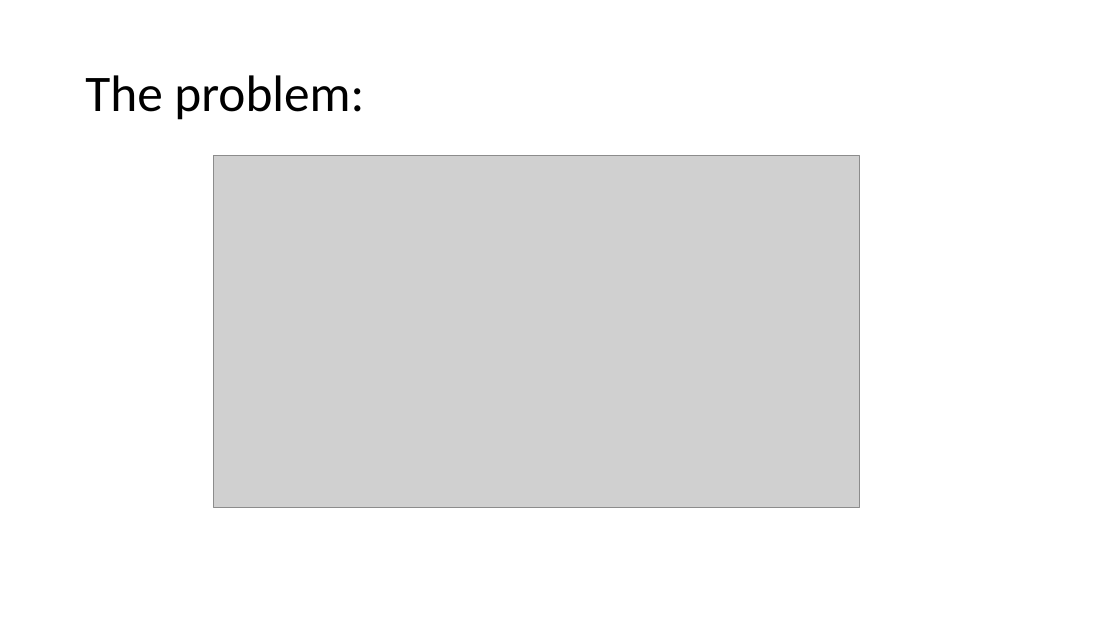
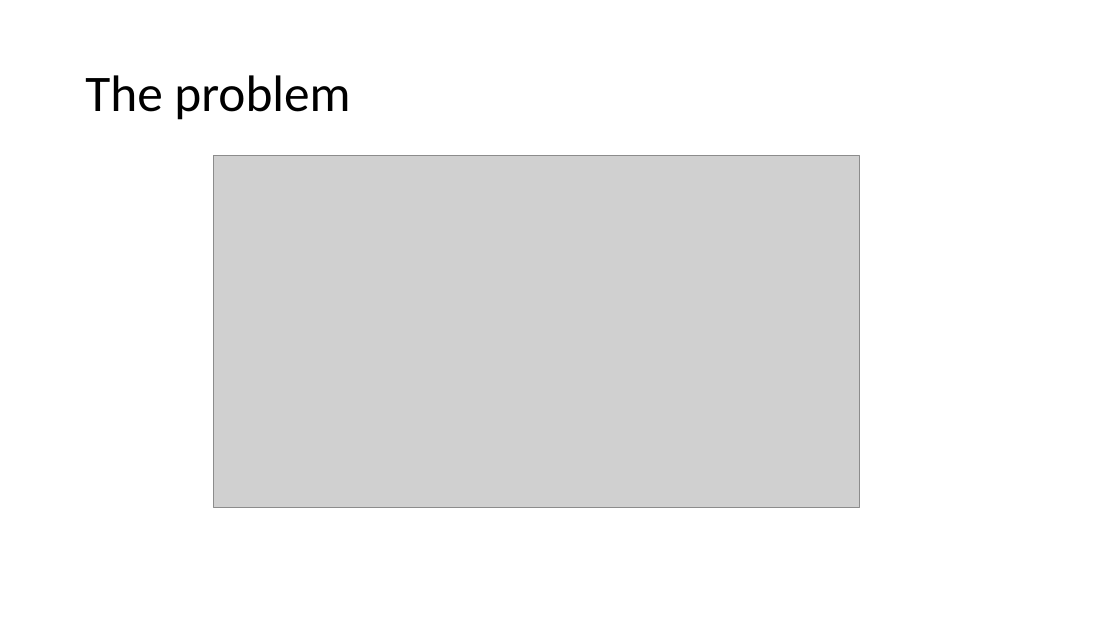
Before and after one commit to Steeven9/toc-satsolver, a slide deck: slide 2 of docs/Presentation/TOC-Presentation.pptx. Drawn at 1120x630 pixels with LibreOffice and Linux fonts; fonts in the diff are those of the drawing; grey boxes stand for pictures. Boxes give left, top, right and bottom in pixels: in the first picture for what was removed or moved away, otherwise in the second. Text is boxed around its words. In the diff, an @@ line names an element or a change of style, - is before the commit and + after.

```diff
--- a/docs/Presentation/TOC-Presentation.pptx
+++ b/docs/Presentation/TOC-Presentation.pptx
@@ title at [85,75,350,120]: text changed @@
-The problem:
+The problem
```
Also in this commit, not shown: 9 other slides changed, 1 slide added, 1 slide removed, 3 other files.
